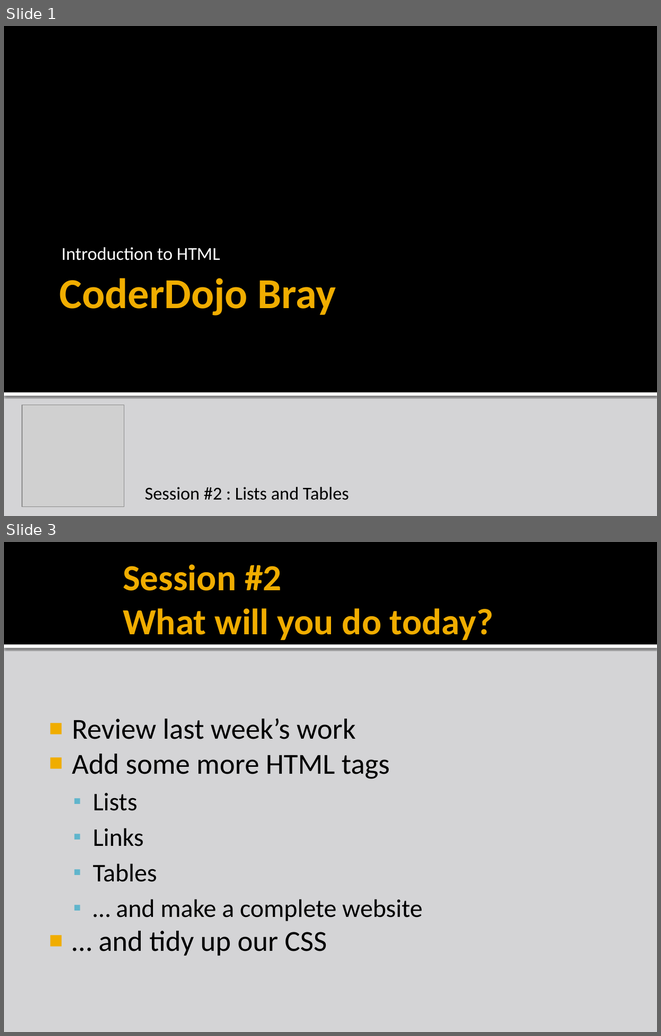
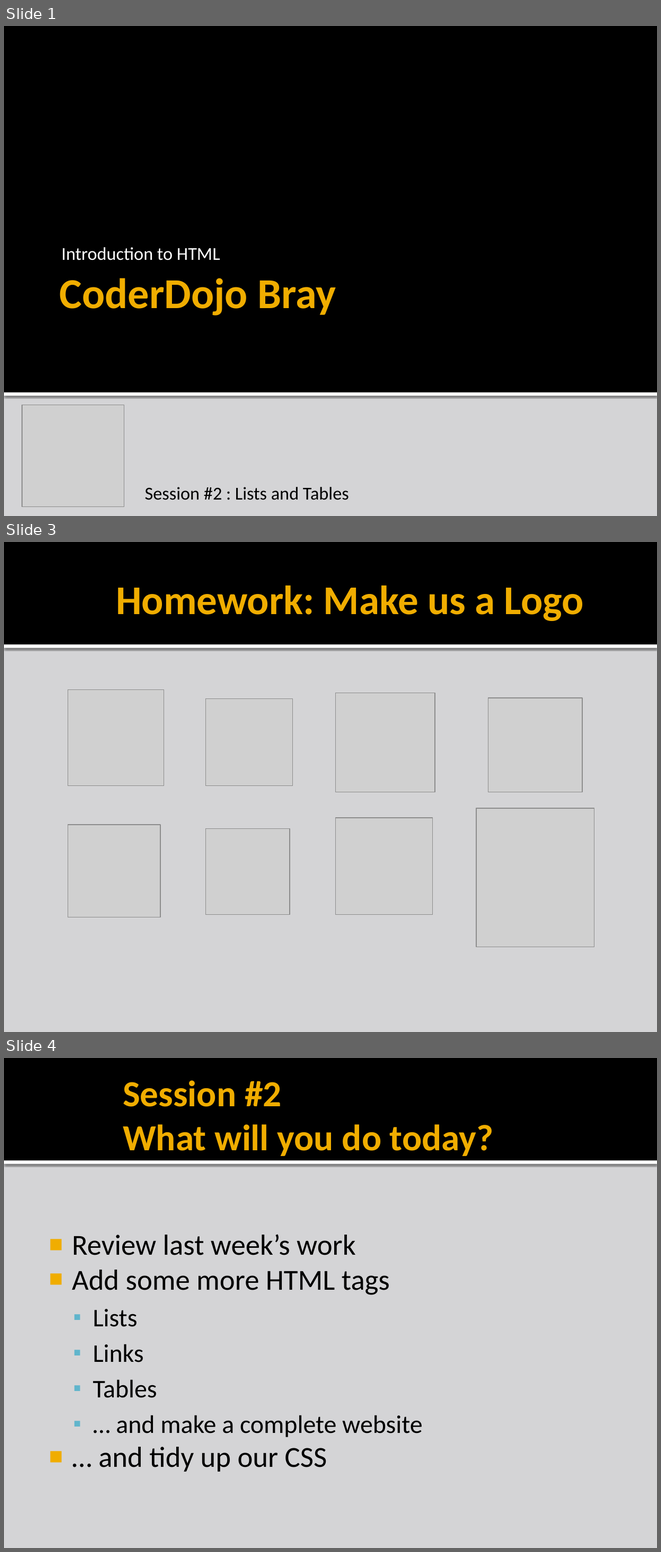
Before and after one commit to liamf/coderdojo-bray, a slide deck: html/presentations/CoderDojoBrayHTML_session2.pptx. Shown one above the other, each under a label of ours: slides 1 and 3 before the commit, slides 1, 3 and 4 after it; the slides between them are not shown. The pictures are 661x1036 and 661x1552 pixels, drawn with LibreOffice and Linux fonts; fonts in the diff are those of the drawing; grey boxes stand for pictures; background and template pictures are left out. Boxes give left, top, right and bottom in pixels: in the first picture for what was removed or moved away, otherwise in the second. Text is boxed around its words. In the diff, an @@ line names an element or a change of style, - is before the commit and + after.

```diff
--- a/html/presentations/CoderDojoBrayHTML_session2.pptx
+++ b/html/presentations/CoderDojoBrayHTML_session2.pptx
@@ slide 3 added at (4, 542, 657, 1032), background #D4D4D6; not listed: 2 template elements that a slide beside it also shows @@
@@ title added at (116, 585, 584, 621), 45 pt, text #F0AD00, bold @@
+Homework: Make us a Logo
@@ picture added at (68, 689, 164, 786) @@
@@ picture added at (206, 699, 293, 786) @@
@@ picture added at (336, 693, 435, 792) @@
@@ picture added at (488, 698, 582, 792) @@
@@ picture added at (476, 808, 594, 946) @@
@@ picture added at (68, 824, 161, 917) @@
@@ picture added at (336, 818, 432, 914) @@
@@ picture added at (206, 829, 290, 914) @@
@@ what was slide 3 is now slide 4 @@
```
Also in this commit, not shown: 1 slide changed, 1 other file.
